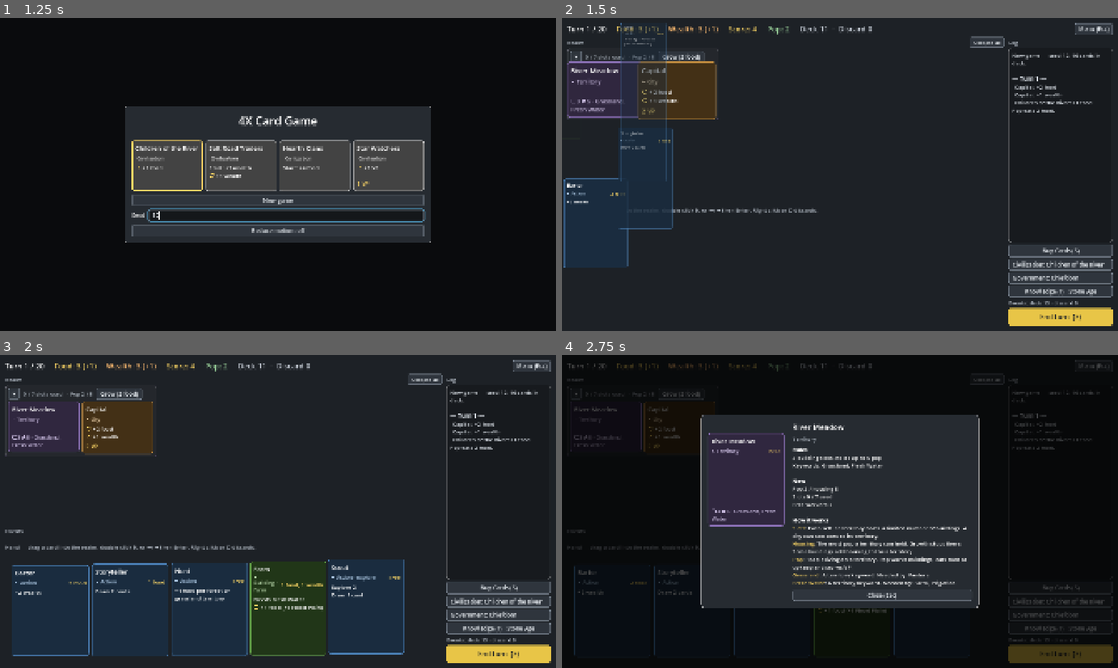
Above: before the commit, frames 1-4 (two rows, left to right).
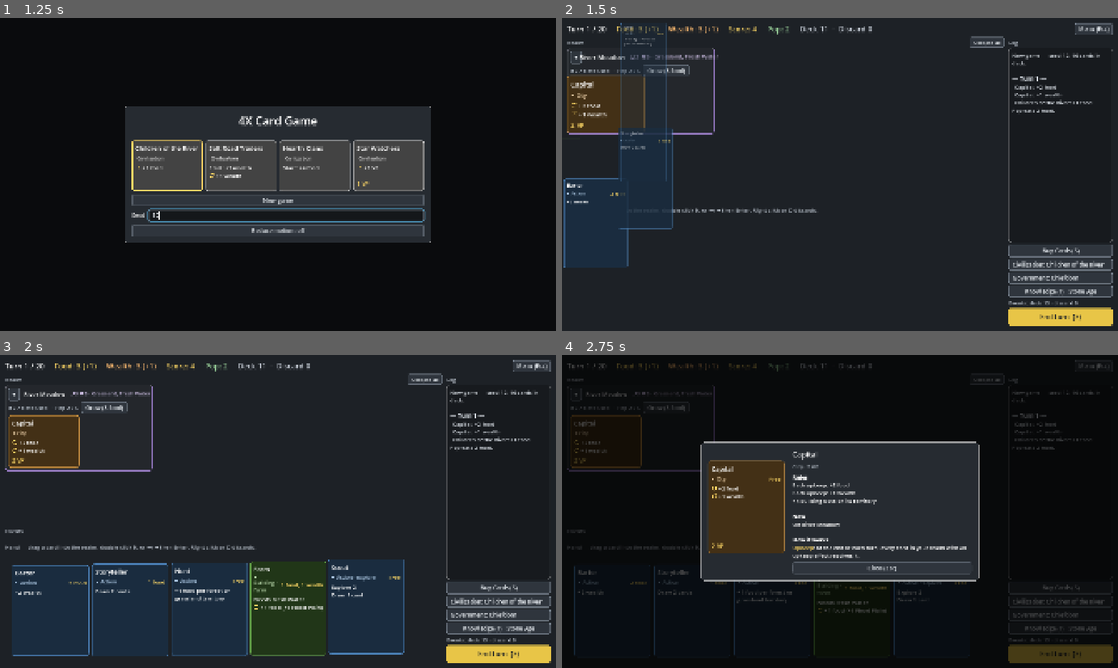
Above: after the commit, the same moments.

Repository: r888888888/4x-card-game
Game: Godot game, scene res://ui/main.tscn
Two runs of this game, one before a commit and one after it. Both use one fixed random seed, a clock stepped at 60 frames per second and the inputs below.
Inputs (mouse positions are in pixels of both pictures, inside the frame that each line leads up to):
- Up to frame 1 (1.25 s): click (283, 215) at 0.52 s; type "12" at 0.6 s
- Up to frame 2 (1.5 s): click "New game" at 1.25 s
- Up to frame 3 (2 s): no input
- Up to frame 4 (2.75 s): tap Enter (ui_accept) at 2 s; drag from (606, 426) to (895, 442) at 2.02 s

Frame 1 is identical in both runs. In frame 2, 4.3% of the frame differs, in the area x 0-29%, y 9-38%; in frame 3, 5.1%; in frame 4, 17%, in the area x 0-76%, y 10-81%.

Commit message:
087: a group's territory is its title bar
Co-Authored-By: Claude Opus 5.5 <noreply@anthropic.com>

Diff:
--- a/ui/card_face.gd
+++ b/ui/card_face.gd
@@ -62,19 +62,59 @@
 		add_child(rules)
 
 	if def.type == CardDef.TERRITORY:
-		var info := "▢%d ⌂%d" % [def.slots, def.housing]  # explained in the tooltip
-		var names := def.keywords.map(func(k): return k.capitalize())
-		if not names.is_empty():
-			info += " · " + ", ".join(PackedStringArray(names))
-		if not rolled.is_empty():
-			info += " + " + rolled_names  # "Hills + Gold": rolled resources after the terrain
-		var info_label := rich_label(info, 18, color.lightened(0.5))
+		var info_label := rich_label(_territory_info(card), 18, color.lightened(0.5))  # "Hills + Gold": rolled last
 		info_label.size_flags_vertical = Control.SIZE_EXPAND_FILL  # sits at the bottom of the card
 		info_label.vertical_alignment = VERTICAL_ALIGNMENT_BOTTOM
 		add_child(info_label)
 
 	if def.vp > 0:
 		add_child(label("%d VP" % def.vp, 20, Color("ffd966")))
+
+
+## Builds a settled territory's one-line title bar (087): the name, then slots, housing and keywords (printed and
+## rolled), the same info a territory card shows.
+func build_banner(card: CardInstance, color: Color) -> void:
+	var def := card.def
+	rules_tip = def.name
+	var rolled := card.keywords.slice(def.keywords.size())
+	if not rolled.is_empty():
+		rules_tip += "\nResources: " + ", ".join(PackedStringArray(rolled.map(func(k): return k.capitalize())))
+	var line := HBoxContainer.new()
+	line.mouse_filter = Control.MOUSE_FILTER_IGNORE
+	line.add_theme_constant_override("separation", 14)
+	add_child(line)
+	var title := label(def.name, 21)
+	title.autowrap_mode = TextServer.AUTOWRAP_OFF
+	line.add_child(title)
+	var info := rich_label(_territory_info(card), 18, color.lightened(0.5))
+	info.autowrap_mode = TextServer.AUTOWRAP_OFF
+	info.size_flags_horizontal = Control.SIZE_EXPAND_FILL
+	info.clip_contents = true
+	line.add_child(info)
+
+
+## A territory's info: "▢3 ⌂5 · Grassland, Fresh Water", plus " + Gold" for rolled resources.
+static func _territory_info(card: CardInstance) -> String:
+	var def := card.def
+	var info := "▢%d ⌂%d" % [def.slots, def.housing]  # explained in the tooltip
+	var names := def.keywords.map(func(k): return k.capitalize())
+	if not names.is_empty():
+		info += " · " + ", ".join(PackedStringArray(names))
+	var rolled := card.keywords.slice(def.keywords.size())
+	if not rolled.is_empty():
+		info += " + " + ", ".join(PackedStringArray(rolled.map(func(k): return k.capitalize())))
+	return info
+
+
+## The text of every label on the face, one per line, glyphs included (for tests).
+func text() -> String:
+	var lines: PackedStringArray = []
+	for child in find_children("*", "", true, false):
+		if child is Label:
+			lines.append(child.text)
+		elif child is RichTextLabel:
+			lines.append(child.get_meta("source", child.get_parsed_text()))
+	return "\n".join(lines)
 
 
 ## Replaces the gold info line called label_name at the bottom of the card with text.
@@ -157,5 +197,6 @@
 	result.add_theme_font_size_override("normal_font_size", font_size)
 	result.add_theme_color_override("default_color", color)
 	result.mouse_filter = Control.MOUSE_FILTER_IGNORE
+	result.set_meta("source", text)  # the text with its glyphs, which are drawn as icons (see text())
 	Icons.fill(result, text, font_size, color)
 	return result
--- a/ui/card_view.gd
+++ b/ui/card_view.gd
@@ -27,6 +27,7 @@
 const HAND_SIZE := Vector2(264, 320)
 const TABLEAU_SIZE := Vector2(245, 175)
 const COMPACT_SIZE := Vector2(245, 95)  # a frontier territory: name and info only
+const BANNER_SIZE := Vector2(440, 44)  # a settled territory as its group's one-line title bar (087)
 const WARN_COLOR := Color("ff6b6b")
 const HIGHLIGHT_COLOR := Color("ffd966")
 # A dimmed card (unplayable, or an idle building) greys its background and border, never its text.
@@ -56,20 +57,22 @@
 var _pressed := false
 var _press_pos := Vector2.ZERO
 var _target_size := Vector2.ZERO
+var _banner := false  # drawn as a territory group's title bar: no fill, and a border only when lit or hovered
 var _details_click := 0  # counts clicks; a delayed details request only fires if no click came after it
 
 
 ## Builds (or rebuilds) the card's content. play_error: "" if playable, otherwise the reason
 ## (shown on the card and as tooltip). Ignored for tableau cards. compact leaves out the type line and
-## rules (for frontier territories, to save height).
-func setup(card: CardInstance, card_db: Dictionary, p_in_hand: bool, play_error := "", compact := false) -> void:
+## rules (for frontier territories, to save height). banner draws a settled territory as a flat one-line title bar.
+func setup(card: CardInstance, card_db: Dictionary, p_in_hand: bool, play_error := "", compact := false, banner := false) -> void:
 	uid = card.uid
 	card_id = card.def.id
 	in_hand = p_in_hand
 	pickable = false
 	var def := card.def
 	_color = TYPE_COLORS.get(def.type, Color.GRAY)
-	_target_size = HAND_SIZE if in_hand else (COMPACT_SIZE if compact else TABLEAU_SIZE)
+	_banner = banner
+	_target_size = HAND_SIZE if in_hand else (BANNER_SIZE if banner else (COMPACT_SIZE if compact else TABLEAU_SIZE))
 	custom_minimum_size = _target_size
 
 	if _style == null:
@@ -89,7 +92,11 @@
 		_face.queue_free()
 	_face = CardFace.new()
 	add_child(_face)
-	_face.build(card, card_db, in_hand, compact, _color)
+	_style.set_content_margin_all(6 if banner else 12)
+	if banner:
+		_face.build_banner(card, _color)
+	else:
+		_face.build(card, card_db, in_hand, compact, _color)
 
 	if in_hand:
 		set_play_error(play_error)
@@ -247,9 +254,14 @@
 
 ## The size of the slot this card rests in: its nominal size, plus the lift room above a hand card. A card whose
 ## text needs more room grows its slot once it is at rest.
-## Whether the card is shown at its compact size (a frontier territory, a known tech, a collapsed territory).
-func is_compact() -> bool:
-	return _target_size == COMPACT_SIZE
+## Whether the card is drawn as a territory group's title bar.
+func is_banner() -> bool:
+	return _banner
+
+
+## Test hook (087): the text on the card's face, lines joined by newlines.
+func face_text() -> String:
+	return _face.text() if _face != null else ""
 
 
 func slot_size() -> Vector2:
@@ -343,4 +355,8 @@
 		_style.border_color = DIM_BORDER if _dimmed else _color
 	_style.shadow_size = 14 if (_hover or state == State.DRAGGING) else 0
 	_style.set_border_width_all(4 if _highlight else 2)
+	if _banner and state == State.REST:  # a title bar: flat, with a border only while lit, warned or hovered
+		_style.bg_color = Color.TRANSPARENT
+		if not (_highlight or _warning or _hover):
+			_style.set_border_width_all(0)
 	_style.shadow_offset = Vector2(0, 8)
--- a/ui/main.gd
+++ b/ui/main.gd
@@ -363,12 +363,12 @@
 	var e := Game.engine
 	var in_hand := container == hand
 	var error := e.playable_error(card.uid) if in_hand else ""
-	var compact := container == _events_row or _row_sections.values().any(func(s): return s.get_meta("row") == container) \
-		or (card.def.type == CardDef.TERRITORY and tableau.is_collapsed(card.uid))  # a collapsed group's territory (087)
+	var compact := container == _events_row or _row_sections.values().any(func(s): return s.get_meta("row") == container)
+	var banner := tableau.is_banner(container)  # a settled territory, drawn as its group's title bar (087)
 	var view: CardView = views.get(card.uid)
 	if view == null:
 		view = CardView.new()
-		view.setup(card, e.card_db, in_hand, error, compact)
+		view.setup(card, e.card_db, in_hand, error, compact, banner)
 		view.set_pickable(choices.is_choice_row(container), choices.pick_hint(container))
 		view.drag_requested.connect(_on_drag_requested)
 		view.double_clicked.connect(on_double_clicked)
@@ -386,15 +386,12 @@
 		if view == drag.dragging:
 			drag.end_drag()
 		var old_slot := view.slot
-		view.setup(card, e.card_db, in_hand, error, compact)
+		view.setup(card, e.card_db, in_hand, error, compact, banner)
 		view.set_pickable(choices.is_choice_row(container), choices.pick_hint(container))
 		view.fly_to_slot(_new_slot(view, container, index), fx)
 		_free_slot(old_slot)
 		return false
 	container.move_child(view.slot, index)
-	if view.is_compact() != compact:  # a territory whose group was collapsed or expanded
-		view.setup(card, e.card_db, in_hand, error, compact)
-		view.slot.custom_minimum_size = view.slot_size()
 	if in_hand:
 		view.set_play_error(error)
 	else:
--- a/ui/tableau_view.gd
+++ b/ui/tableau_view.gd
@@ -2,9 +2,10 @@
 extends ScrollContainer
 ## The tableau: one framed group per territory (slot count, pop and a Grow button over a row of card slots), then
 ## the ghost, the outline of the slot a dragged building or city will land in. The scroll box is the drop zone.
-## A territory group can be collapsed to its territory card and a one-line summary of what's built on it (087).
-
-## A group was collapsed or expanded: the board refreshes so the territory card switches size.
+## A group's territory is its title bar, and a group can be collapsed to that and a one-line summary of what's built
+## on it (087).
+
+## A group was collapsed or expanded: the board refreshes (the Collapse all button's text).
 signal collapse_changed
 
 const GROUP_GAP := 16  # between territory groups
@@ -24,6 +25,8 @@
 	var label: Label
 	var grow_button: Button
 	var toggle: Button  # ▾ / ▸: collapse or expand the group (none for the no-territory group)
+	var header: VBoxContainer  # the title line (toggle, the territory's title bar) over the stats line
+	var banner: HBoxContainer  # holds the territory's view, drawn as the group's title bar (087)
 	var summary: Label  # "1 city · 3 buildings (1 idle)", shown while collapsed
 	var row: HFlowContainer  # wraps; _fit_rows keeps it no wider than the tableau (078)
 
@@ -69,8 +72,12 @@
 			_groups[key] = _new_group()
 		var group: TerritoryGroup = _groups[key]
 		_flow.move_child(group.frame, i)
-		for j in groups[i].cards.size():
-			place.call(tableau.find(groups[i].cards[j]), group.row, j)
+		var cards: Array = groups[i].cards
+		if key != -1:  # the territory (always first) is the title bar; the rest go in the row
+			place.call(tableau.find(cards[0]), group.banner, 0)
+			cards = cards.slice(1)
+		for j in cards.size():
+			place.call(tableau.find(cards[j]), group.row, j)
 		group.uid = key
 		group.toggle.visible = key != -1
 		group.label.visible = key != -1
@@ -151,20 +158,30 @@
 	return _groups[uid].frame if _groups.has(uid) else null
 
 
-## Expands the group holding tableau card uid, so a lit target inside it can be seen and reached. A territory
-## card is shown even when collapsed, so lighting a territory (a building's target) leaves its group as it is.
+## Expands the group holding tableau card uid, so a lit target inside it can be seen and reached. A territory is
+## its group's title bar, shown even when collapsed, so lighting one (a building's target) leaves the group as it is.
 func reveal(uid: int) -> void:
 	for group in Game.engine.territory_groups():
 		if group.cards.has(uid) and group.territory != uid:
 			set_collapsed(group.territory, false)
 
 
-## Shows or hides a group's cards after the territory card (the row's first slot), its summary and its toggle arrow.
+## Whether container is a group's title-bar slot (the board draws the territory there as a banner).
+func is_banner(container: Node) -> bool:
+	return _groups.values().any(func(g): return g.banner == container)
+
+
+## The header of territory uid's group (its title bar and stats line), or null.
+func group_header(uid: int) -> Control:
+	return _groups[uid].header if _groups.has(uid) else null
+
+
+## Shows or hides a group's cards (the row; the territory stays as the title bar), its summary and its toggle arrow.
 func _apply_collapse(group: TerritoryGroup) -> void:
 	var on := _collapsed.has(group.uid)
-	var slots := group.row.get_children().filter(func(c): return c != ghost)
-	for i in slots.size():
-		slots[i].visible = i == 0 or not on
+	for slot in group.row.get_children():
+		if slot != ghost:
+			slot.visible = not on
 	group.toggle.text = "▸" if on else "▾"
 	group.toggle.tooltip_text = "Show the cards on this territory." if on else "Hide the cards on this territory."
 	group.summary.visible = on
@@ -242,11 +259,21 @@
 	box.mouse_filter = Control.MOUSE_FILTER_IGNORE
 	box.add_theme_constant_override("separation", UIKit.HEADING_GAP)
 	group.frame.add_child(box)
+	group.header = VBoxContainer.new()
+	group.header.mouse_filter = Control.MOUSE_FILTER_IGNORE
+	group.header.add_theme_constant_override("separation", 4)
+	box.add_child(group.header)
+	var title := HBoxContainer.new()
+	title.add_theme_constant_override("separation", 8)
+	group.header.add_child(title)
+	group.toggle = UIKit.button("▾", func(): set_collapsed(group.uid, not is_collapsed(group.uid)))
+	title.add_child(group.toggle)
+	group.banner = HBoxContainer.new()
+	group.banner.mouse_filter = Control.MOUSE_FILTER_IGNORE
+	title.add_child(group.banner)
 	var header := HBoxContainer.new()
 	header.add_theme_constant_override("separation", 12)
-	box.add_child(header)
-	group.toggle = UIKit.button("▾", func(): set_collapsed(group.uid, not is_collapsed(group.uid)))
-	header.add_child(group.toggle)
+	group.header.add_child(header)
 	group.label = UIKit.heading("")
 	header.add_child(group.label)
 	group.grow_button = UIKit.button("", func(): Game.engine.grow(group.uid))
Not shown, changed: docs/backlog/087-collapse-territories.md
